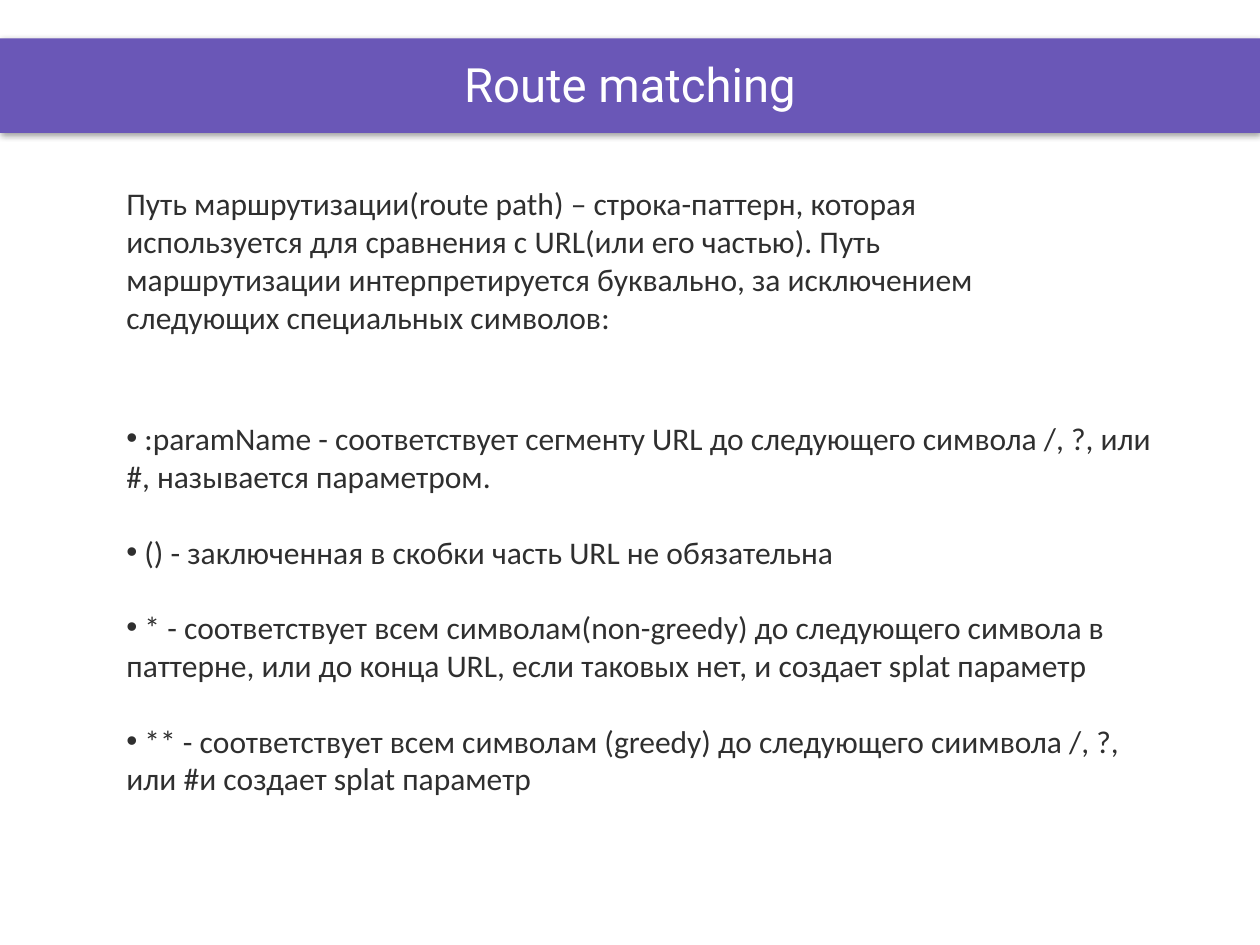
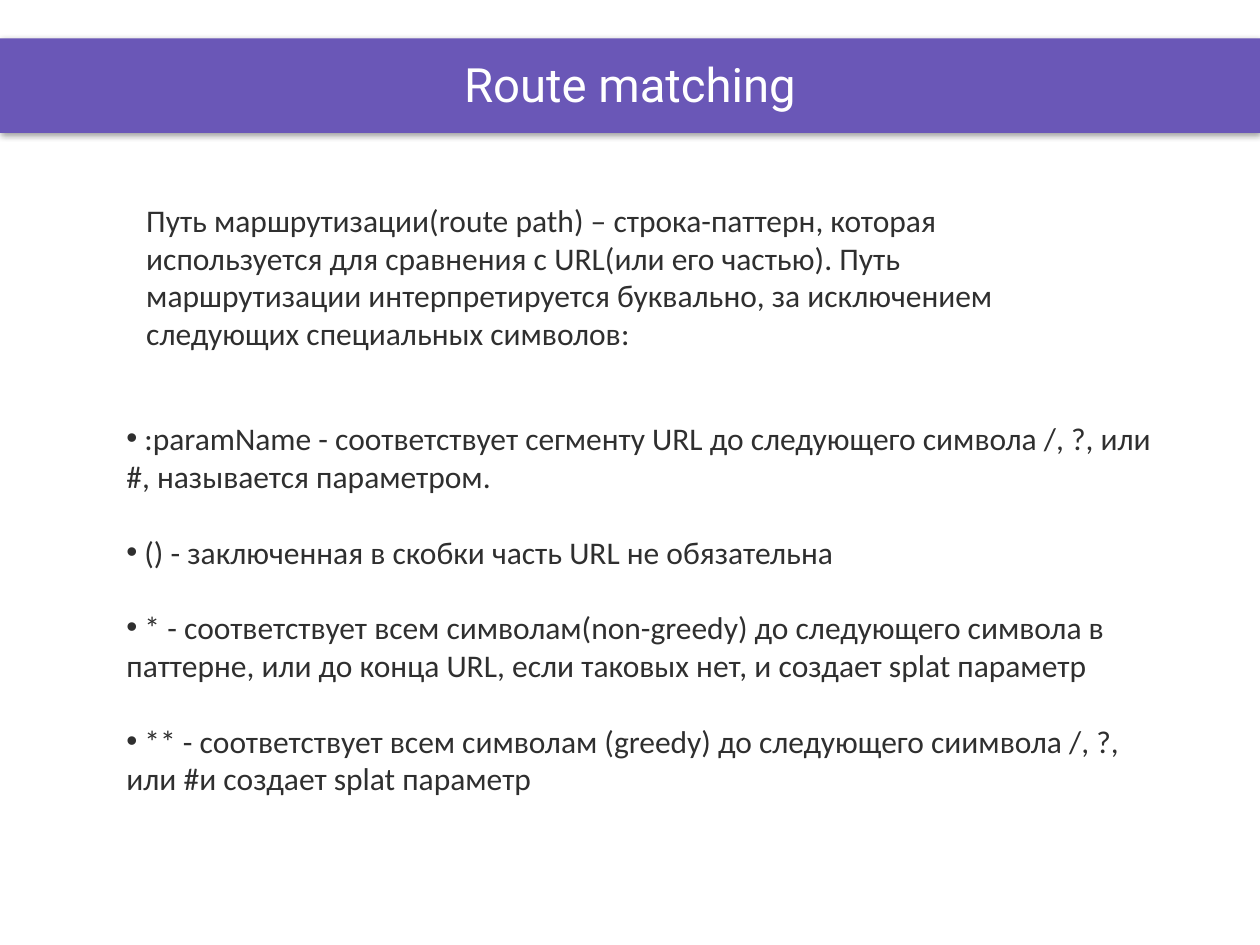
Before and after one commit to DinamickaDevelopment/ignite, a slide deck: slide 5 of ReactJS/lesson_24/Presentation/React_routing.pptx. Drawn at 1260x945 pixels with LibreOffice and Linux fonts; fonts in the diff are those of the drawing; background and template pictures are left out. Boxes give left, top, right and bottom in pixels: in the first picture for what was removed or moved away, otherwise in the second. Text is boxed around its words. In the diff, an @@ line names an element or a change of style, - is before the commit and + after.

```diff
--- a/ReactJS/lesson_24/Presentation/React_routing.pptx
+++ b/ReactJS/lesson_24/Presentation/React_routing.pptx
@@ text "Путь маршрутизации(route path) – строка-паттерн, ...": place and size @@
-text "Путь маршрутизации(route path) – строка-паттерн, ..." at (126, 192, 973, 334)
+text "Путь маршрутизации(route path) – строка-паттерн, ..." at (146, 209, 992, 350)
```
Also in this commit, not shown: 2 other slides changed, 49 other files.
